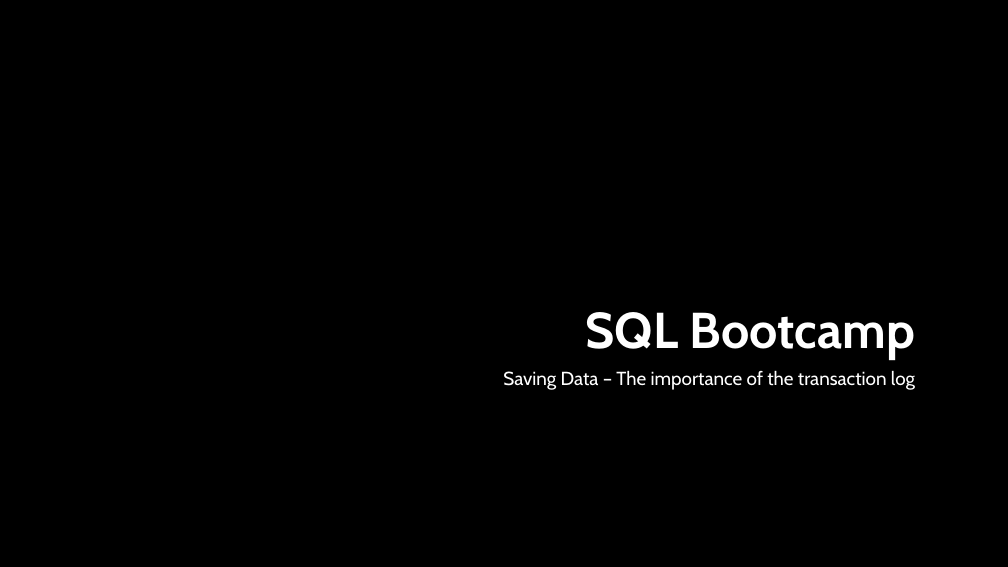
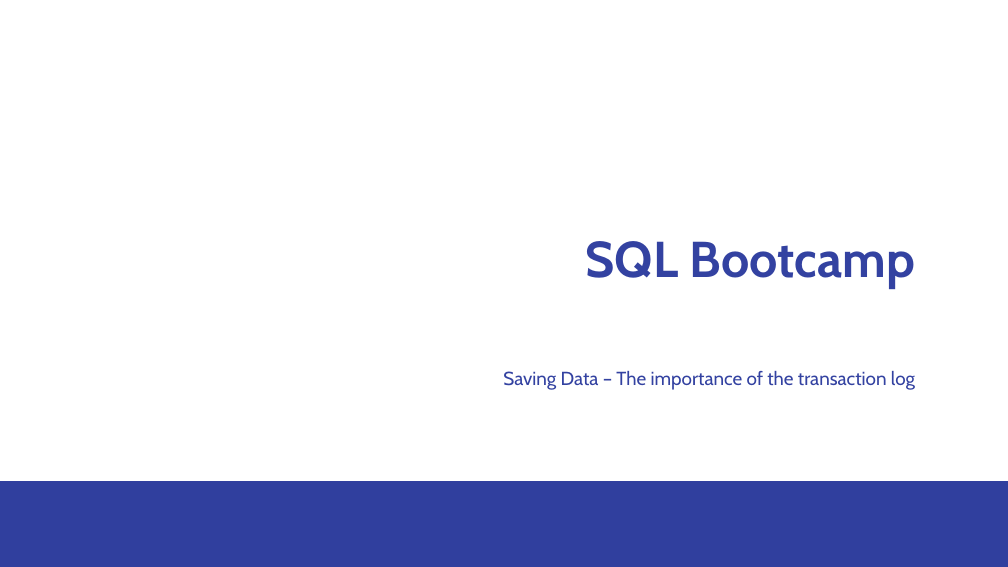
Before and after one commit to sabinio/SQLTraining, a slide deck: slide 1 of Slides/1. Logging.pptx. Drawn at 1008x567 pixels with LibreOffice and Linux fonts; fonts in the diff are those of the drawing; background and template pictures are left out. Boxes give left, top, right and bottom in pixels: in the first picture for what was removed or moved away, otherwise in the second. Text is boxed around its words. In the diff, an @@ line names an element or a change of style, - is before the commit and + after.

```diff
--- a/Slides/1. Logging.pptx
+++ b/Slides/1. Logging.pptx
@@ background picture (left out) to #FFFFFF @@
@@ title "SQL Bootcamp" at bbox=[586, 241, 915, 287]: text colour #FFFFFF to #3342A1 @@
@@ title "SQL Bootcamp": place and size @@
-title "SQL Bootcamp" at bbox=[586, 312, 915, 359]
+title "SQL Bootcamp" at bbox=[586, 241, 915, 287]
@@ subtitle "Saving Data – The importance ..." at bbox=[503, 371, 915, 390]: text colour #FFFFFF to #3342A1 @@
@@ rectangle added at bbox=[0, 481, 1008, 567], fill #FFFFFF, outline #FFFFFF 1.5 pt @@
@@ rectangle added at bbox=[0, 481, 1008, 567], fill #303F9E @@
```
Also in this commit, not shown: 41 other slides changed, 23 other files.
